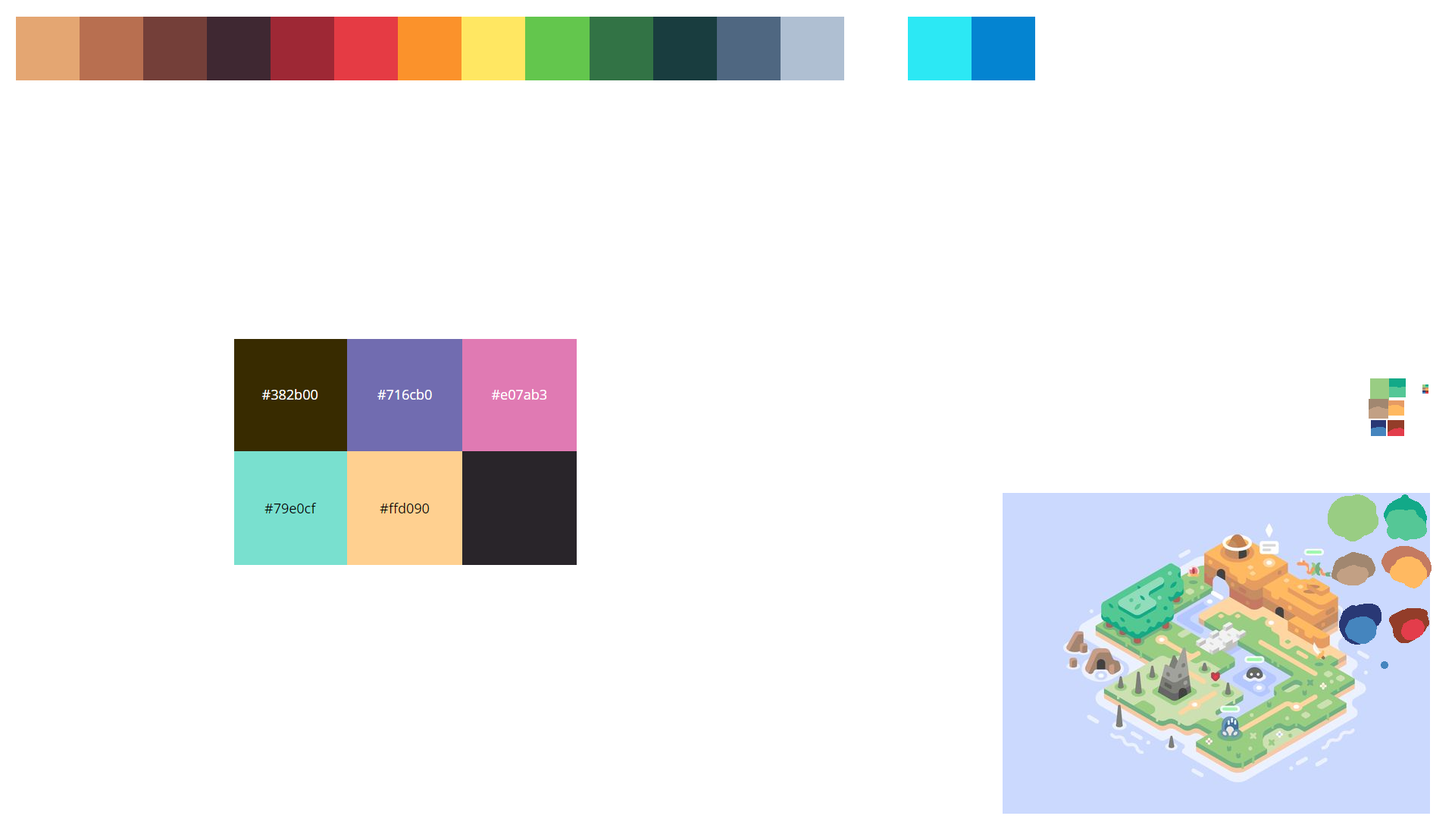
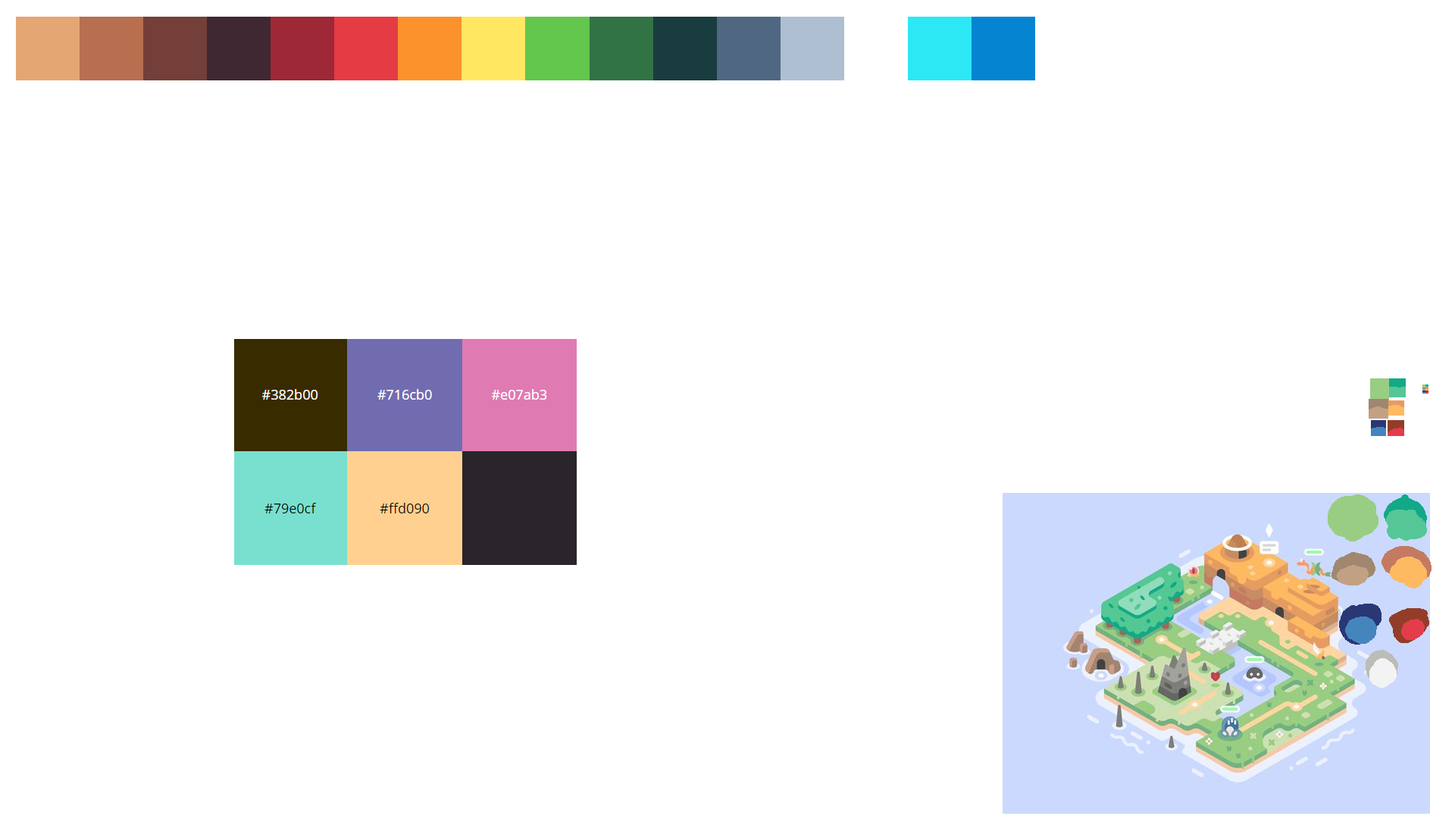
Layered file, before and after one edit (1455x819). Changes by layer:
painted on "Layer 7" over [1365, 649, 1399, 688]
